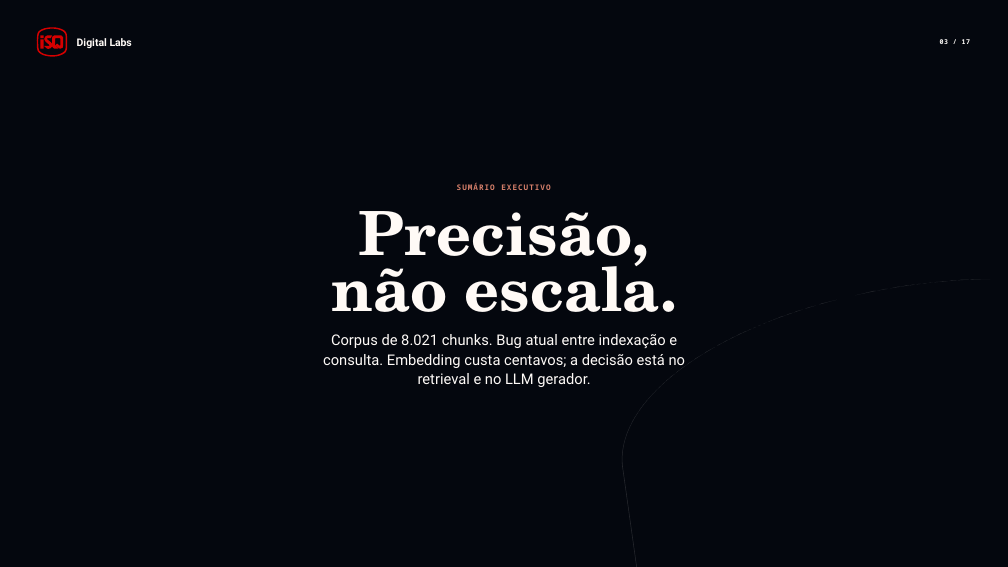
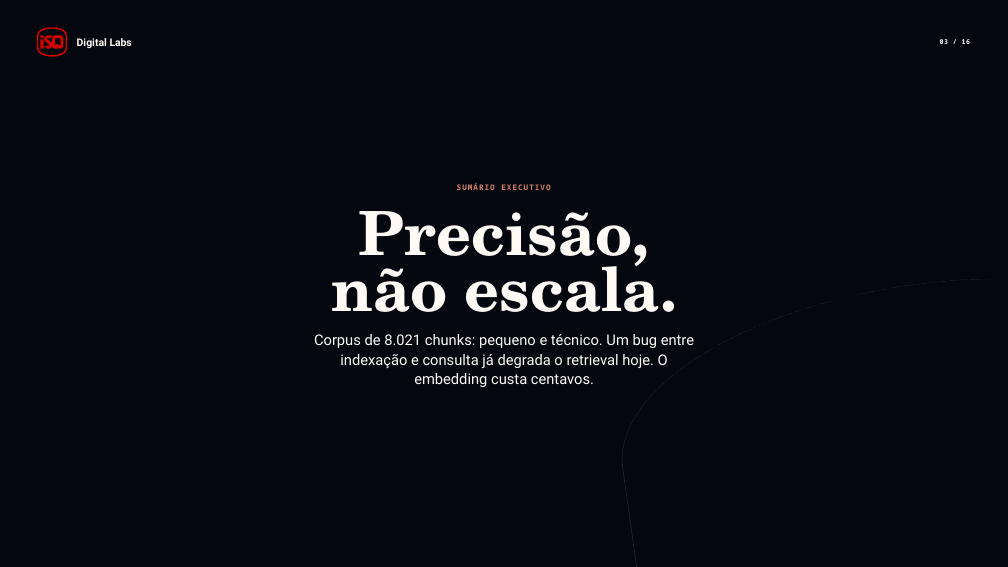
Before and after one commit to dropeko/rag-personal, a slide deck: slide 3 of references/Apresentacao_RAG_2026-06-01.pptx. Drawn at 1008x567 pixels with LibreOffice and Linux fonts; fonts in the diff are those of the drawing. Boxes give left, top, right and bottom in pixels: in the first picture for what was removed or moved away, otherwise in the second. Text is boxed around its words. In the diff, an @@ line names an element or a change of style, - is before the commit and + after.

```diff
--- a/references/Apresentacao_RAG_2026-06-01.pptx
+++ b/references/Apresentacao_RAG_2026-06-01.pptx
@@ text at box(314, 334, 694, 387): text changed @@
-Corpus de 8.021 chunks. Bug atual entre indexação e consulta. Embedding custa centavos; a decisão está no retrieval e no LLM gerador.
+Corpus de 8.021 chunks: pequeno e técnico. Um bug entre indexação e consulta já degrada o retrieval hoje. O embedding custa centavos.
```
Also in this commit, not shown: 15 other slides changed, 1 slide removed, 1 other file.
